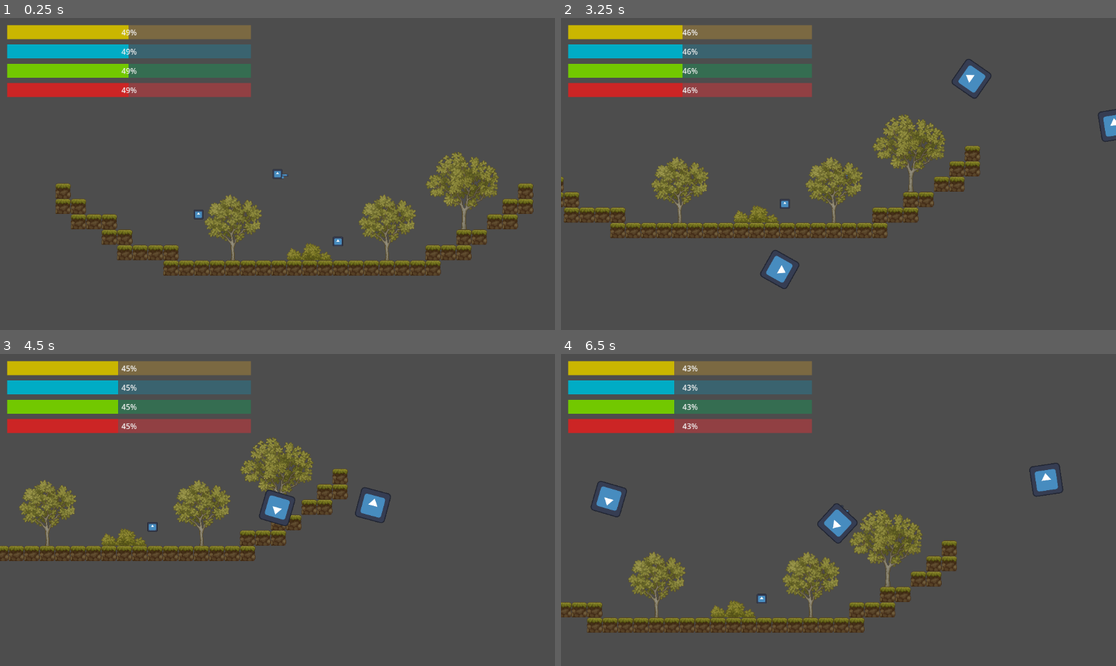
Above: before the commit, frames 1-4 (two rows, left to right).
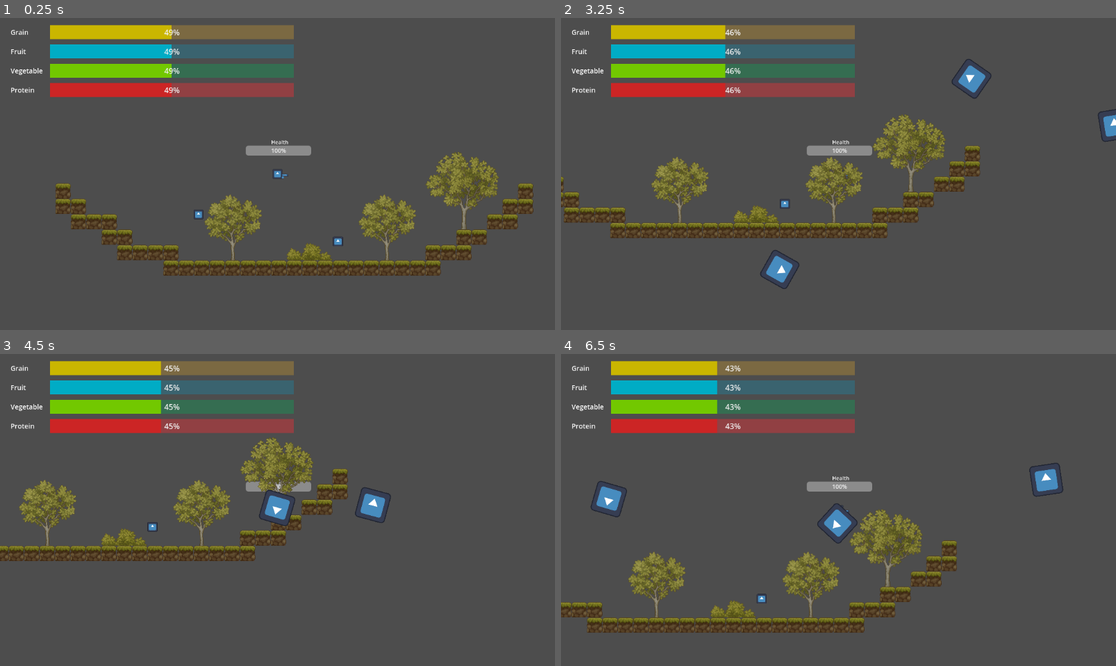
Above: after the commit, the same moments.

Repository: mathkimchi/PeddieHacks2025
Game: Godot game, scene res://Scenes/test_world.tscn
The game is run twice, just before and just after one commit, with the same random seed, the same clock (stepped at 60 frames per second) and the same inputs. The engine's default icon, where the game draws it, is replaced by a stand-in: a white triangle on a blue panel in a dark square.
Inputs (mouse positions are in pixels of both pictures, inside the frame that each line leads up to):
- Up to frame 1 (0.25 s): no input
- Up to frame 2 (3.25 s): move the mouse to (960, 158) at 0.52 s; press the mouse at (960, 158) at 0.53 s; hold D (ui_right) 0.53-2.03 s; tap W (ui_up) at 0.77, 1.07, 1.52, 1.82, 3.02 s; move the mouse to (727, 189) at 1.27 s; release the mouse at (727, 189) at 1.28 s; click (727, 189) at 1.35 s; move the mouse to (894, 105) at 2.02 s; press the mouse at (894, 105) at 2.03 s; hold A (ui_left) 2.03-2.78 s; move the mouse to (810, 236) at 2.77 s; release the mouse at (810, 236) at 2.78 s; hold D (ui_right) from 2.78 s (still down); click (810, 236) at 2.85 s
- Up to frame 3 (4.5 s): tap W (ui_up) at 3.32, 3.77, 4.07 s; move the mouse to (444, 556) at 3.52 s; press the mouse at (444, 556) at 3.53 s; move the mouse to (111, 463) at 4.27 s; release D (ui_right) at 4.28 s; release the mouse at (111, 463) at 4.28 s; hold A (ui_left) from 4.28 s (still down); click (111, 463) at 4.35 s
- Up to frame 4 (6.5 s): tap W (ui_up) at 4.52, 4.82, 6.02, 6.32 s; move the mouse to (866, 510) at 5.02 s; release A (ui_left) at 5.03 s; press the mouse at (866, 510) at 5.03 s; hold D (ui_right) 5.03-5.78 s; move the mouse to (755, 432) at 5.77 s; release the mouse at (755, 432) at 5.78 s; hold A (ui_left) from 5.78 s (still down); click (755, 432) at 5.85 s

The runs differ from the first frame. In frame 1, 4.8% of the frame differs, in the area x 1-57%, y 2-45%; in frame 2, 4.8%; in frame 3, 4.6%; in frame 4, 4.8%.

Commit message:
Make health bar

Diff:
--- a/Scenes/player/player.gd
+++ b/Scenes/player/player.gd
@@ -21,7 +21,7 @@
 
 # Called when the node enters the scene tree for the first time.
 func _ready() -> void:
-	pass
+	%HealthBar.max_value = MAX_HEALTH
 
 # Called every frame. 'delta' is the elapsed time since the previous frame.
 func _physics_process(delta: float) -> void:
@@ -51,6 +51,9 @@
 		if body.is_in_group("cow"):
 			self.take_damage(delta * ENEMY_DPS)
 
+	# update health bar
+	%HealthBar.value = health
+
 func eat(food_group: AbstractFood.FoodGroup, nutritional_value: float):
 	print("Ate %s %s" % [food_group, nutritional_value])
 	nutrients[food_group] += nutritional_value
--- a/Scenes/player/player.tscn
+++ b/Scenes/player/player.tscn
@@ -29,3 +29,19 @@
 
 [node name="CollisionShape2D" type="CollisionShape2D" parent="DamageArea"]
 shape = SubResource("RectangleShape2D_mxepk")
+
+[node name="RichTextLabel" type="RichTextLabel" parent="."]
+offset_left = -13.0
+offset_top = -74.0
+offset_right = 101.0
+offset_bottom = -46.0
+theme_override_font_sizes/normal_font_size = 11
+text = "Health"
+
+[node name="HealthBar" type="ProgressBar" parent="."]
+unique_name_in_owner = true
+offset_left = -66.0
+offset_top = -59.0
+offset_right = 70.0
+offset_bottom = -38.0
+theme_override_font_sizes/font_size = 12
--- a/Scenes/ui/main_hud.tscn
+++ b/Scenes/ui/main_hud.tscn
@@ -31,9 +31,9 @@
 
 [node name="GrainBar" type="ProgressBar" parent="."]
 unique_name_in_owner = true
-offset_left = 15.0
+offset_left = 104.0
 offset_top = 15.0
-offset_right = 521.0
+offset_right = 610.0
 offset_bottom = 44.0
 theme_override_styles/background = SubResource("StyleBoxFlat_3ohsm")
 theme_override_styles/fill = SubResource("StyleBoxFlat_xfhgk")
@@ -41,9 +41,9 @@
 
 [node name="FruitBar" type="ProgressBar" parent="."]
 unique_name_in_owner = true
-offset_left = 15.0
+offset_left = 104.0
 offset_top = 55.0
-offset_right = 521.0
+offset_right = 610.0
 offset_bottom = 84.0
 theme_override_styles/background = SubResource("StyleBoxFlat_4q5fk")
 theme_override_styles/fill = SubResource("StyleBoxFlat_htb6i")
@@ -51,9 +51,9 @@
 
 [node name="VegetableBar" type="ProgressBar" parent="."]
 unique_name_in_owner = true
-offset_left = 15.0
+offset_left = 104.0
 offset_top = 95.0
-offset_right = 521.0
+offset_right = 610.0
 offset_bottom = 124.0
 theme_override_styles/background = SubResource("StyleBoxFlat_smger")
 theme_override_styles/fill = SubResource("StyleBoxFlat_vhlwc")
@@ -61,10 +61,24 @@
 
 [node name="ProteinBar" type="ProgressBar" parent="."]
 unique_name_in_owner = true
-offset_left = 15.0
+offset_left = 104.0
 offset_top = 135.0
-offset_right = 521.0
+offset_right = 610.0
 offset_bottom = 164.0
 theme_override_styles/background = SubResource("StyleBoxFlat_t5p8k")
 theme_override_styles/fill = SubResource("StyleBoxFlat_eirx7")
 value = 50.0
+
+[node name="RichTextLabel" type="RichTextLabel" parent="."]
+offset_left = 22.0
+offset_top = 20.0
+offset_right = 194.0
+offset_bottom = 162.0
+theme_override_font_sizes/normal_font_size = 14
+text = "Grain
+
+Fruit
+
+Vegetable
+
+Protein"
